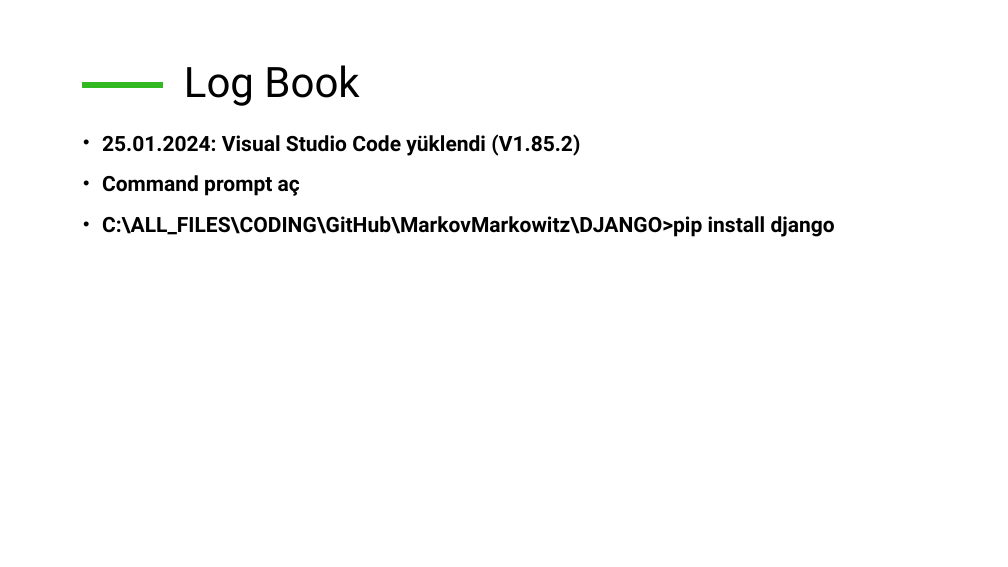
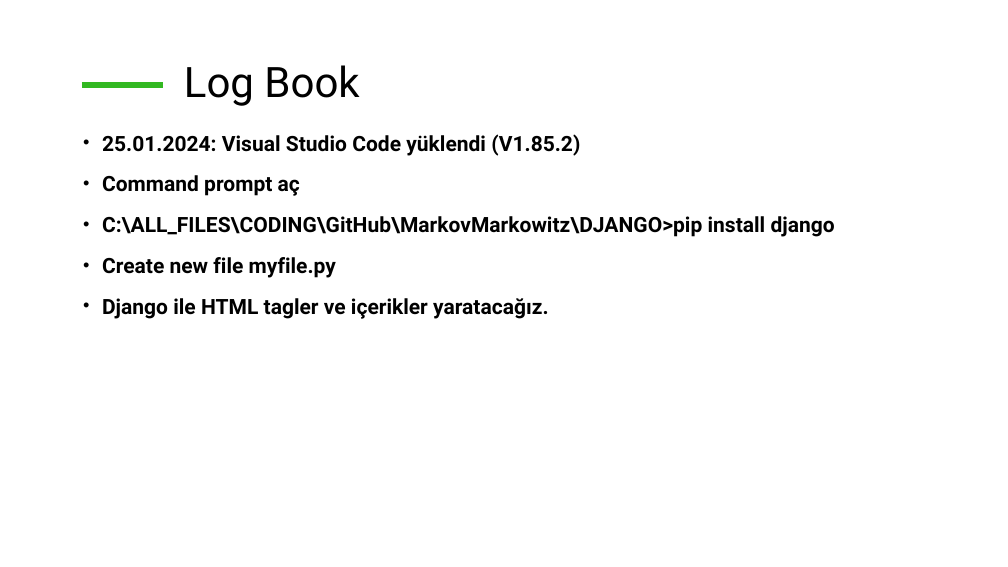
Before and after one commit to MarkovMarkowitz/MarkovMarkowitz, a slide deck: slide 6 of DJANGO/Django.pptx (slide 5 before the commit). Drawn at 1008x567 pixels with LibreOffice and Linux fonts; fonts in the diff are those of the drawing. Boxes give left, top, right and bottom in pixels: in the first picture for what was removed or moved away, otherwise in the second. Text is boxed around its words. In the diff, an @@ line names an element or a change of style, - is before the commit and + after.

```diff
--- a/DJANGO/Django.pptx
+++ b/DJANGO/Django.pptx
@@ text at (x1=102, y1=257, x2=549, y2=319): paragraphs added @@
+• Create new file myfile.py
+• Django ile HTML tagler ve içerikler yaratacağız.
```
Also in this commit, not shown: 3 slides added, 29 other files.
